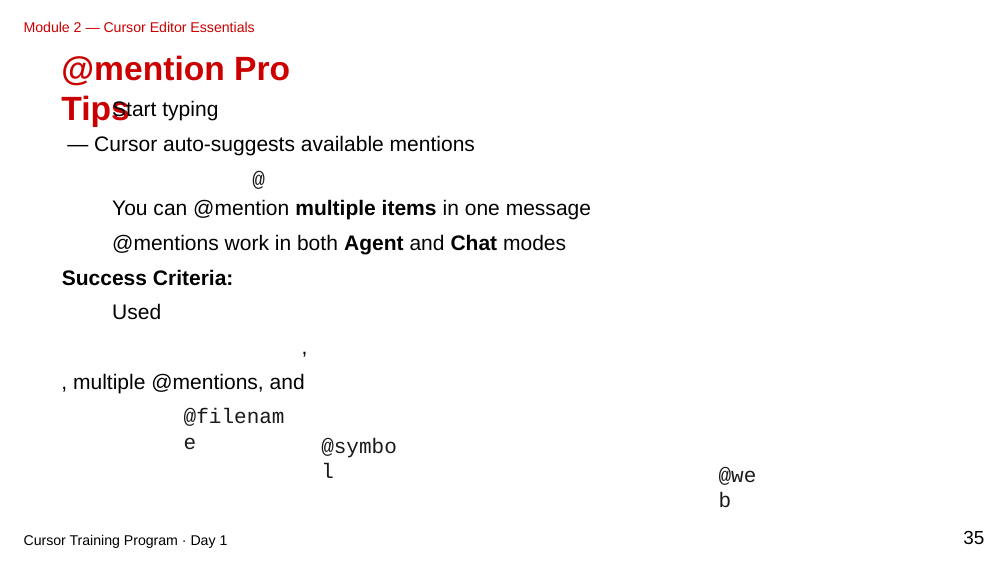
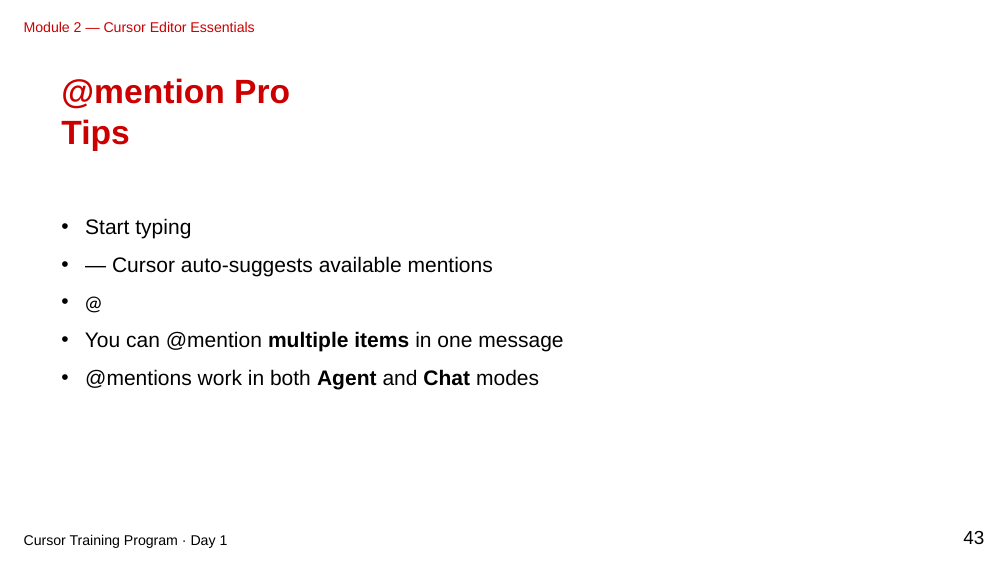
Before and after one commit to gjkaur/cursor_documentation, a slide deck: slide 43 of slides/module-02-marp-editable-clean.pptx (slide 35 before the commit). Drawn at 1008x567 pixels with LibreOffice and Linux fonts; fonts in the diff are those of the drawing. Boxes give left, top, right and bottom in pixels: in the first picture for what was removed or moved away, otherwise in the second. Text is boxed around its words. In the diff, an @@ line names an element or a change of style, - is before the commit and + after.

```diff
--- a/slides/module-02-marp-editable-clean.pptx
+++ b/slides/module-02-marp-editable-clean.pptx
@@ text "@mention Pro Tips": place and size @@
-text "@mention Pro Tips" at bbox=[61, 55, 290, 127]
+text "@mention Pro Tips" at bbox=[61, 78, 290, 151]
@@ text removed at bbox=[112, 100, 218, 121] @@
-Start typing
@@ text removed at bbox=[94, 135, 475, 155] @@
-— Cursor auto-suggests available mentions
@@ text removed at bbox=[253, 165, 275, 188] @@
-@
@@ text removed at bbox=[112, 199, 591, 220] @@
-You can @mention multiple items in one message
@@ text added at bbox=[85, 218, 563, 390], 20 pt, text #000000 @@
+• Start typing
+• — Cursor auto-suggests available mentions
+• @
+• You can @mention multiple items in one message
+• @mentions work in both Agent and Chat modes
@@ text removed at bbox=[112, 234, 566, 254] @@
-@mentions work in both Agent and Chat modes
@@ text removed at bbox=[62, 269, 234, 286] @@
-Success Criteria:
@@ text removed at bbox=[112, 303, 161, 320] @@
-Used
@@ text removed at bbox=[302, 333, 327, 361] @@
-,
@@ text removed at bbox=[73, 373, 305, 393] @@
-, multiple @mentions, and
@@ text removed at bbox=[184, 403, 296, 426] @@
-@filename
@@ text removed at bbox=[321, 433, 409, 455] @@
-@symbol
@@ text removed at bbox=[719, 462, 769, 485] @@
-@web
@@ text at bbox=[963, 531, 984, 544]: text changed @@
-35
+43
```
Also in this commit, not shown: 47 other slides changed, 12 slides added, 36 other files.
